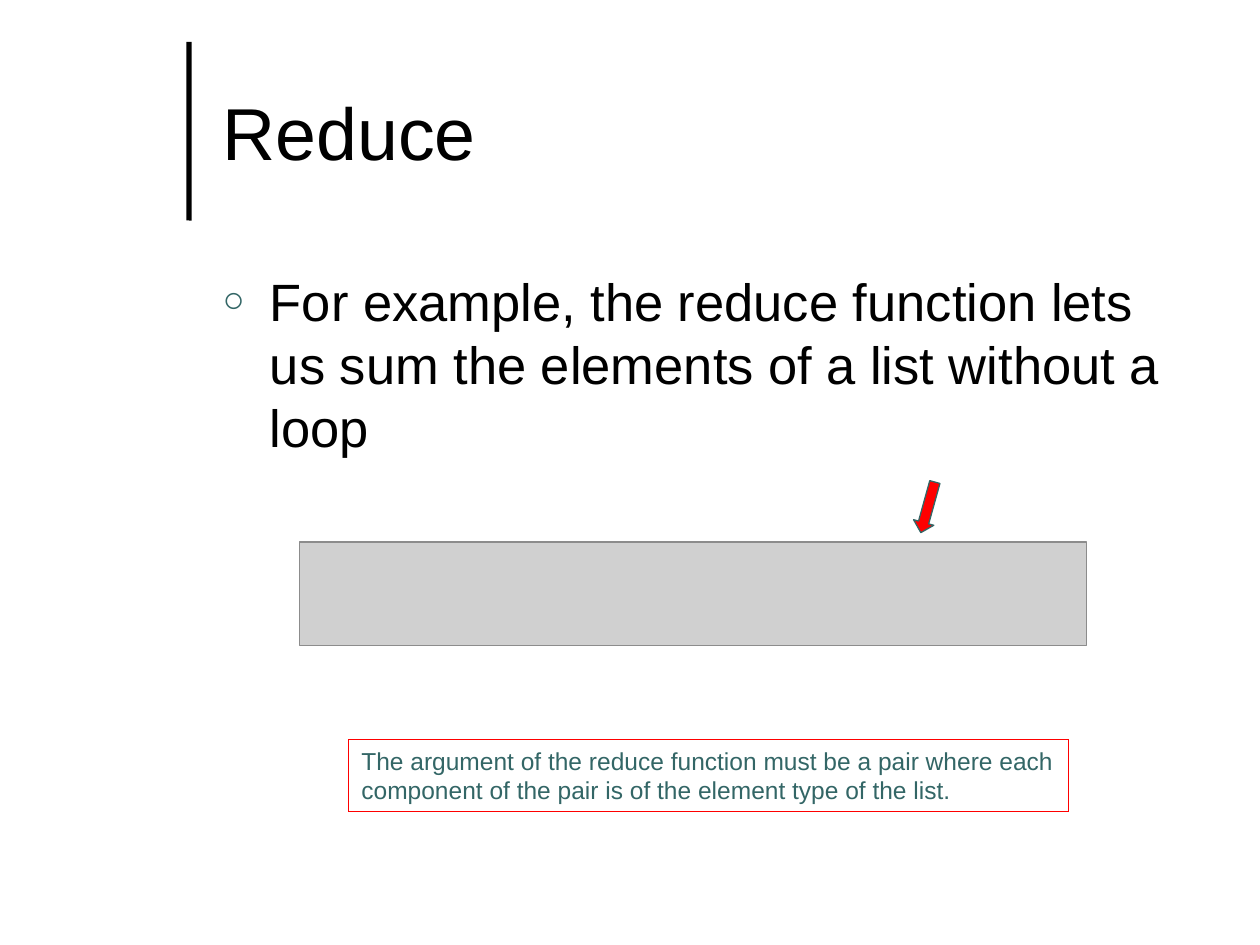
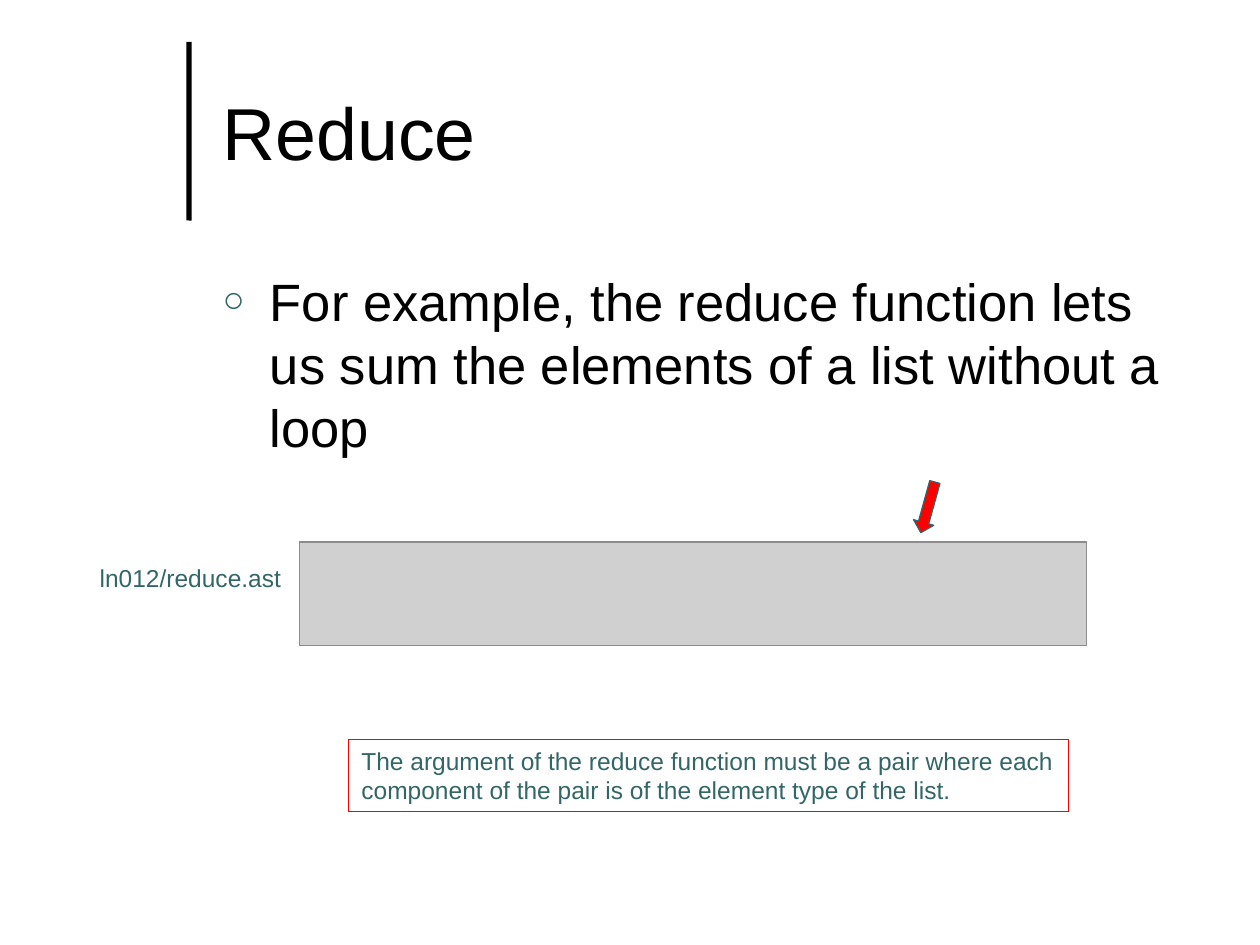
Before and after one commit to lutzhamel/CSC493, a slide deck: slide 12 of notes/csc493-ln012.pptx. Drawn at 1260x945 pixels with LibreOffice and Linux fonts; fonts in the diff are those of the drawing; grey boxes stand for pictures; background and template pictures are left out. Boxes give left, top, right and bottom in pixels: in the first picture for what was removed or moved away, otherwise in the second. Text is boxed around its words. In the diff, an @@ line names an element or a change of style, - is before the commit and + after.

```diff
--- a/notes/csc493-ln012.pptx
+++ b/notes/csc493-ln012.pptx
@@ text added at bbox=[100, 569, 281, 588], 14 pt, text #336666 @@
+ln012/reduce.ast
```
Also in this commit, not shown: 5 other slides changed, 16 other files.
